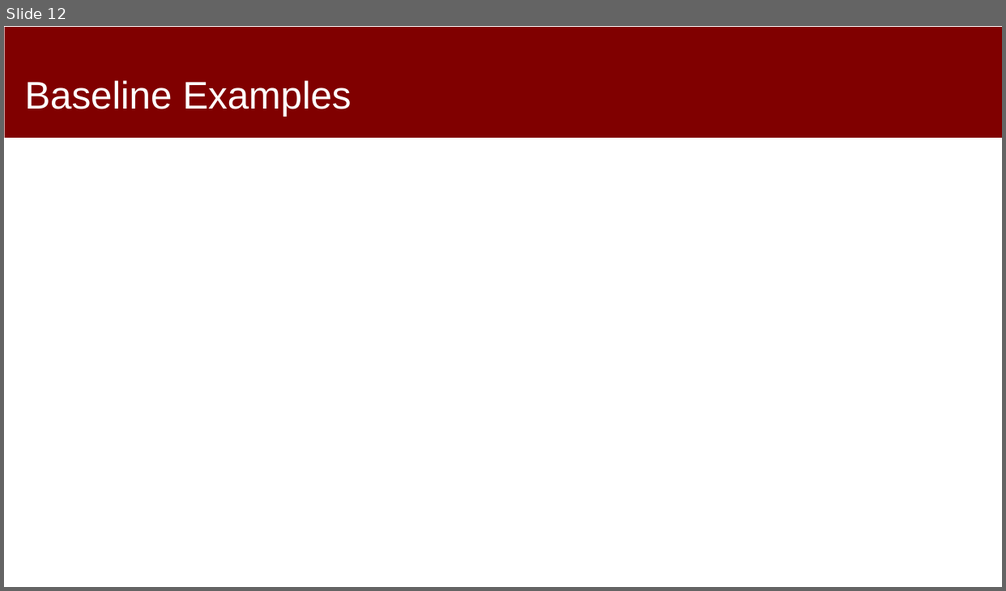
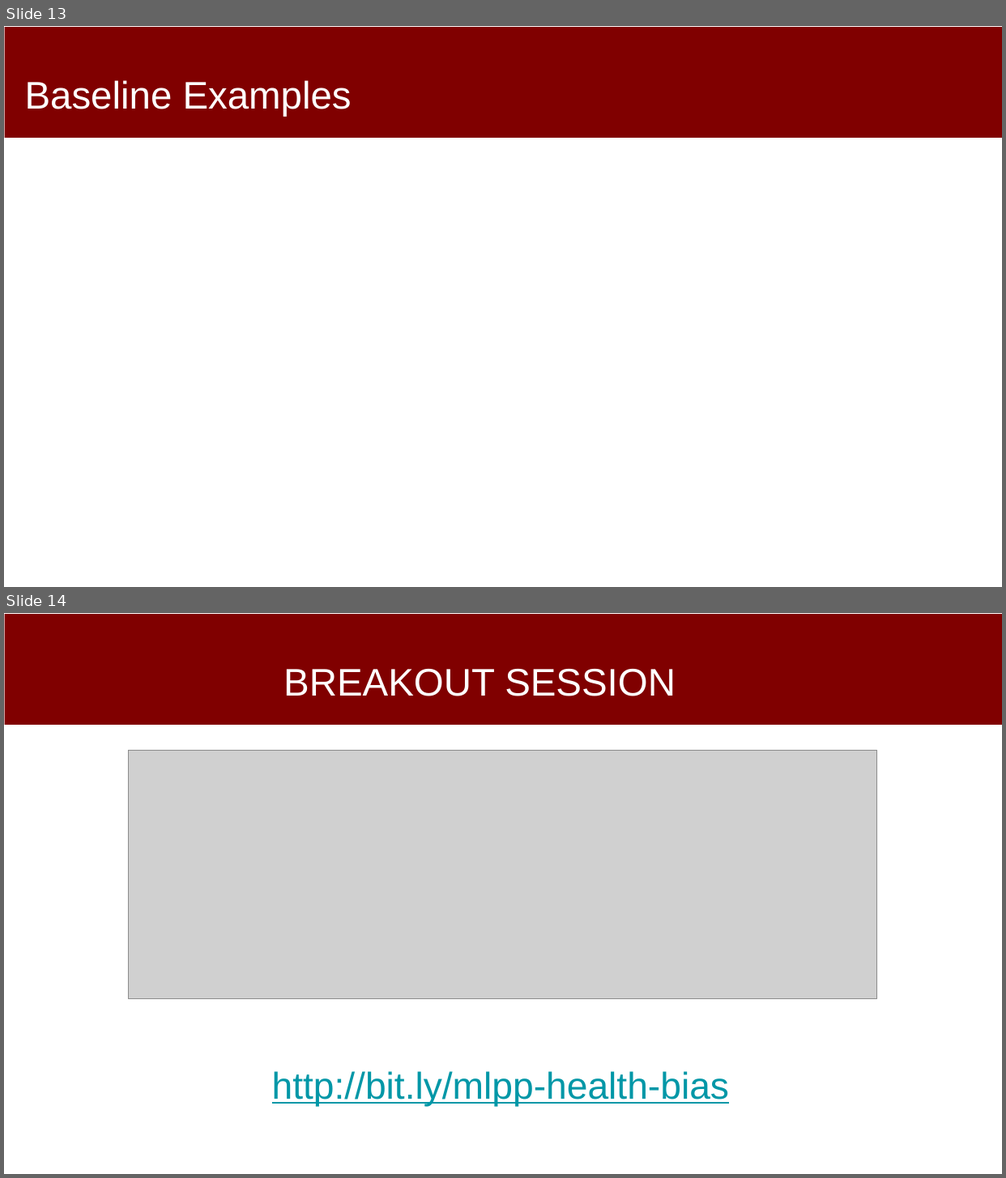
Before and after one commit to dssg/mlforpublicpolicylab, a slide deck: 03 - Data Exploration, Analytical Formulation, and Baselines/formulation-and-baselines.pptx. Shown one above the other, each under a label of ours: slide 12 before the commit, slides 13 and 14 after it. The pictures are 1006x591 and 1006x1178 pixels, drawn with LibreOffice and Linux fonts; fonts in the diff are those of the drawing; grey boxes stand for pictures. Boxes give left, top, right and bottom in pixels: in the first picture for what was removed or moved away, otherwise in the second. Text is boxed around its words. In the diff, an @@ line names an element or a change of style, - is before the commit and + after.

```diff
--- a/03 - Data Exploration, Analytical Formulation, and Baselines/formulation-and-baselines.pptx
+++ b/03 - Data Exploration, Analytical Formulation, and Baselines/formulation-and-baselines.pptx
@@ slide 14 added at bbox=[4, 613, 1002, 1174], background #FFFFFF; not listed: 1 template element that a slide beside it also shows @@
@@ title added at bbox=[283, 669, 675, 696], 37 pt, text #FFFFFF @@
+BREAKOUT SESSION
@@ picture added at bbox=[129, 750, 878, 999] @@
@@ text added at bbox=[272, 1071, 729, 1106], 36 pt, text #0097A7, underline @@
+http://bit.ly/mlpp-health-bias
@@ what was slide 12 is now slide 13 @@
```
Also in this commit, not shown: 3 other slides added.
